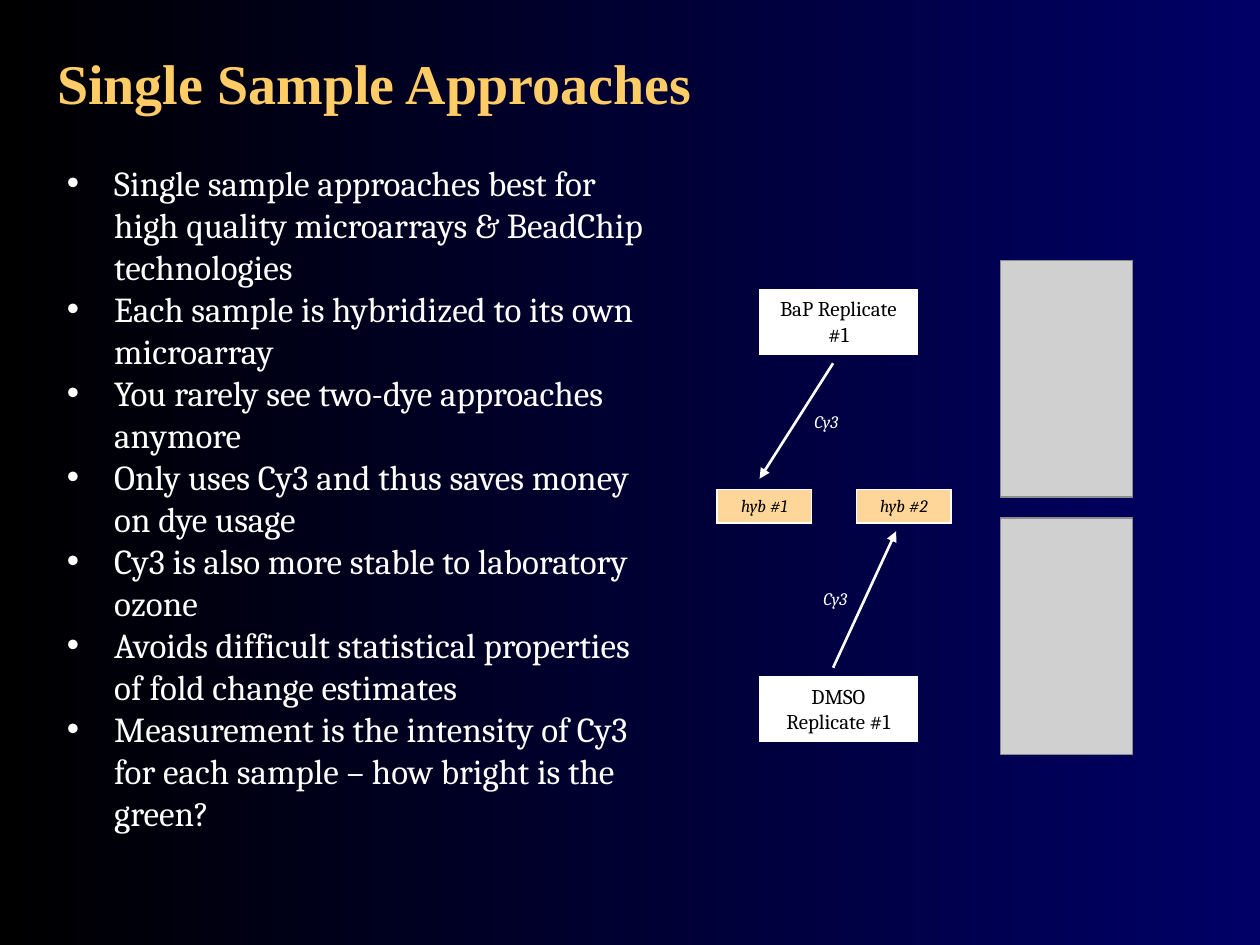
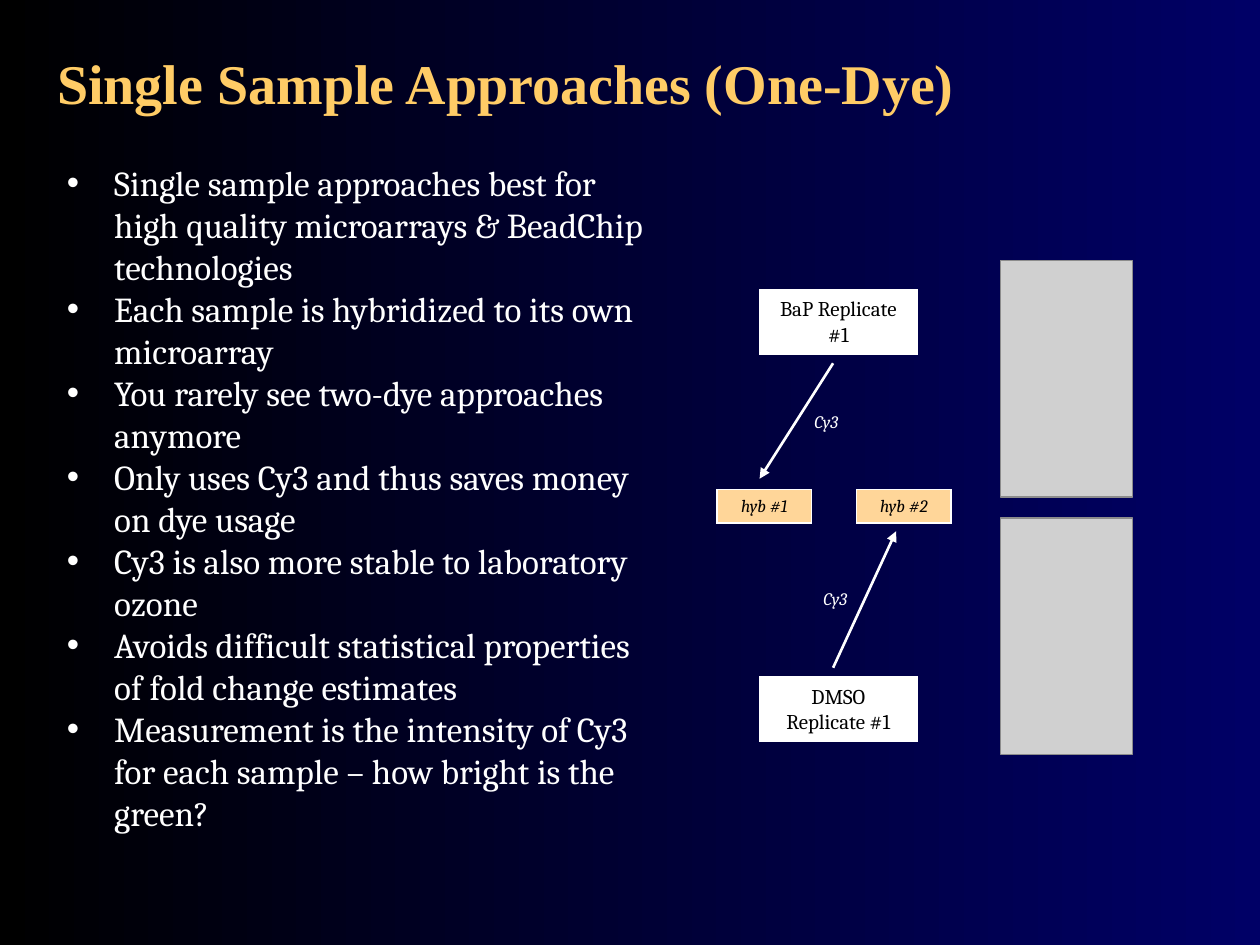
Before and after one commit to agmcarthur/Biochem-3BP3, a slide deck: slide 17 of Lectures/Lecture 8 - Gene Expression.pptx. Drawn at 1260x945 pixels with LibreOffice and Linux fonts; fonts in the diff are those of the drawing; grey boxes stand for pictures. Boxes give left, top, right and bottom in pixels: in the first picture for what was removed or moved away, otherwise in the second. Text is boxed around its words. In the diff, an @@ line names an element or a change of style, - is before the commit and + after.

```diff
--- a/Lectures/Lecture 8 - Gene Expression.pptx
+++ b/Lectures/Lecture 8 - Gene Expression.pptx
@@ title at <box>57,65,954,115</box>: text changed @@
-Single Sample Approaches
+Single Sample Approaches (One-Dye)
```
Also in this commit, not shown: 5 other slides changed.
